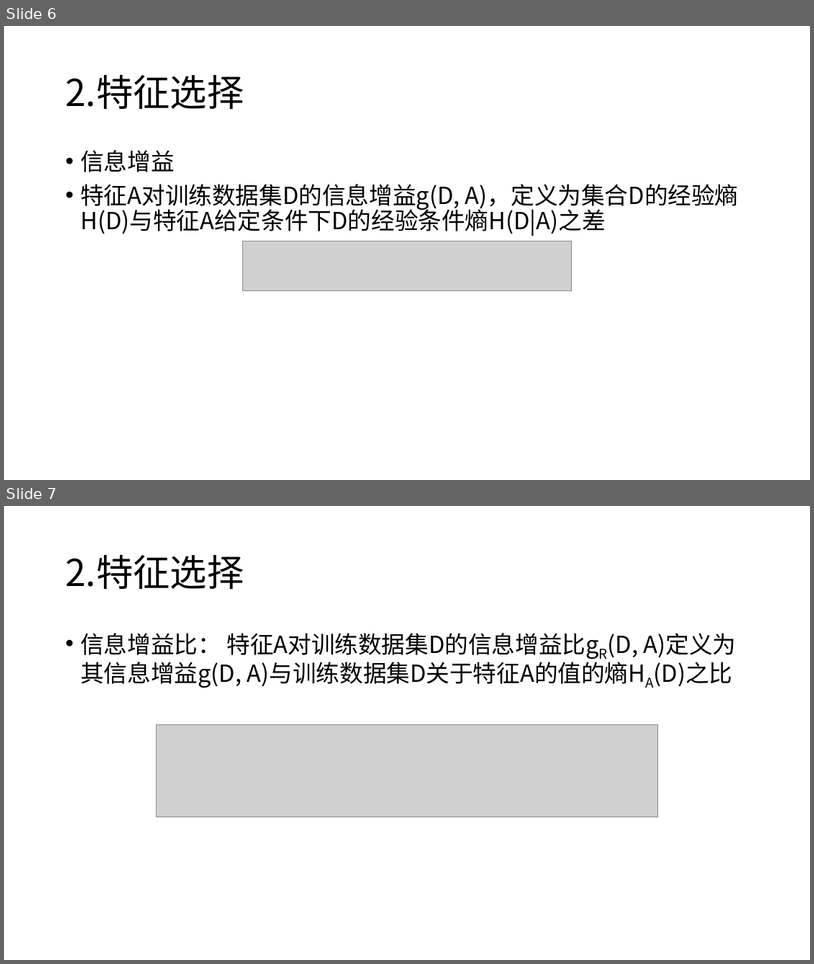
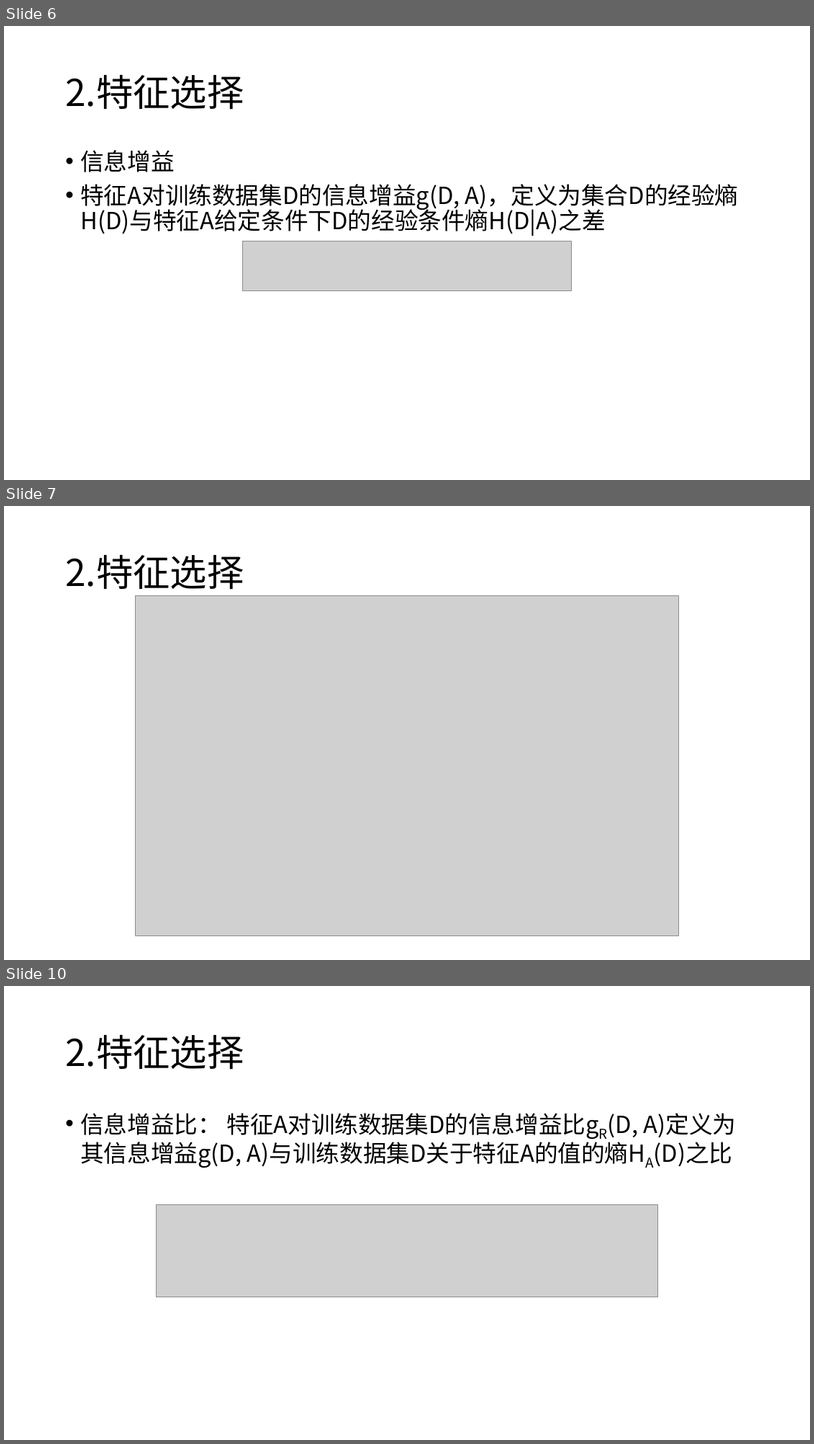
Before and after one commit to qiuliwang/MachineLearning, a slide deck: Decision_Tree/决策树.pptx. Shown one above the other, each under a label of ours: slides 6 and 7 before the commit, slides 6, 7 and 10 after it; the slides between them are not shown. The pictures are 814x964 and 814x1444 pixels, drawn with LibreOffice and Linux fonts; fonts in the diff are those of the drawing; grey boxes stand for pictures. Boxes give left, top, right and bottom in pixels: in the first picture for what was removed or moved away, otherwise in the second. Text is boxed around its words. In the diff, an @@ line names an element or a change of style, - is before the commit and + after.

```diff
--- a/Decision_Tree/决策树.pptx
+++ b/Decision_Tree/决策树.pptx
@@ slide 7 added at (x1=4, y1=506, x2=810, y2=960), background #FFFFFF @@
@@ title added at (x1=65, y1=554, x2=244, y2=590), 44 pt, text #000000 @@
+2.特征选择
@@ picture added at (x1=136, y1=595, x2=679, y2=936) @@
@@ what was slide 7 is now slide 10 @@
```
Also in this commit, not shown: 2 slides changed, 3 other slides added, 4 other files.
